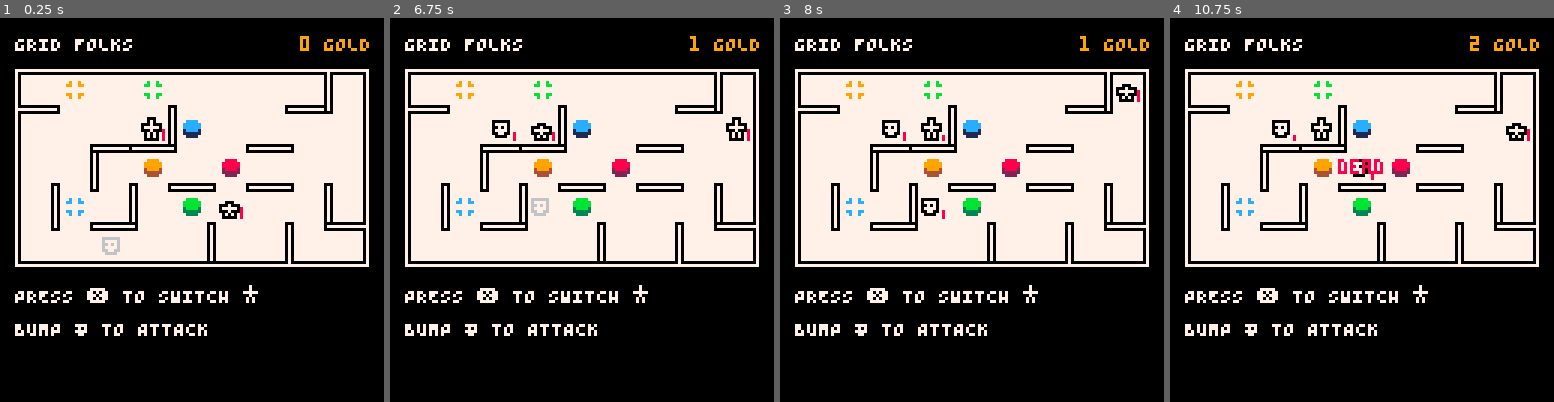
Above: before the commit, frames 1-4 (left to right).
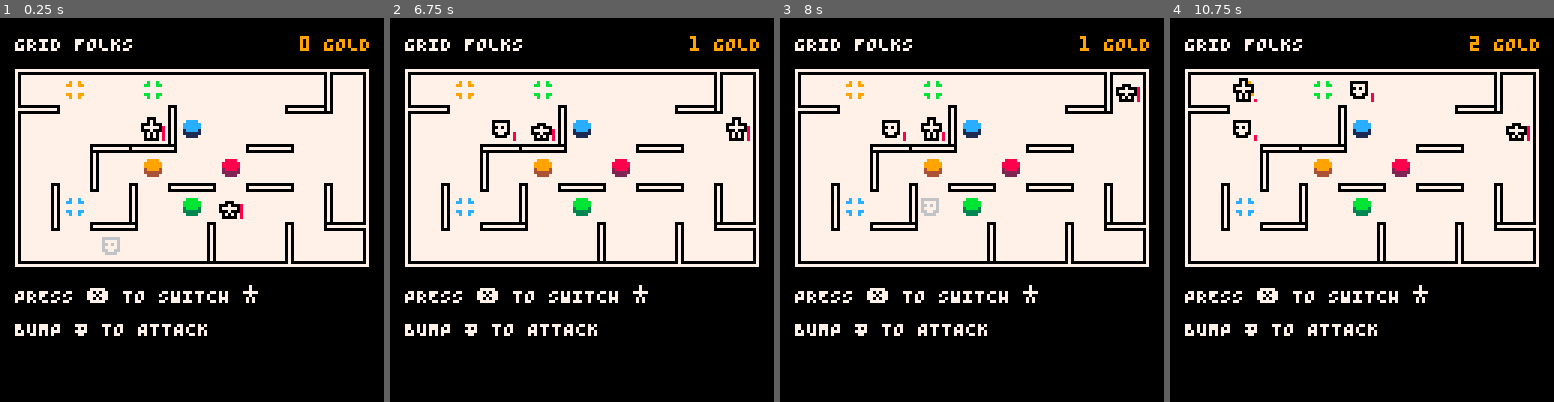
Above: after the commit, the same moments.

Repository: taylordolan/grid-folks
Game: PICO-8 cartridge grid_folks.p8
Same seed, same stepped clock (60 frames per second), same inputs: the game is played once before the commit and once after it.
Inputs:
- Up to frame 1 (0.25 s): no input
- Up to frame 2 (6.75 s): tap X (X key) at 0.33, 1.07, 1.85, 2.97, 4.08, 5.2, 6.32 s; hold Right 1.6-2.1 s; hold Up 2.15-2.42 s; hold Right 2.47-3.03 s; hold Left 3.08-3.58 s; hold Down 3.63-3.97 s; hold Right 4.02-4.68 s; hold Up 4.73-5.03 s; hold Left 5.08-5.68 s; hold Down 5.73-6.03 s; hold Right 6.08-6.58 s; hold Right from 6.63 s (still down)
- Up to frame 3 (8 s): release Right at 7.13 s; hold Up 7.18-7.45 s; tap X (X key) at 7.43 s; hold Right from 7.5 s (still down)
- Up to frame 4 (10.75 s): release Right at 8.07 s; hold Left 8.12-8.62 s; tap X (X key) at 8.55, 9.67 s; hold Down 8.67-9 s; hold Right 9.05-9.72 s; hold Up 9.77-10.07 s; hold Left 10.12-10.72 s

The runs differ from the first frame. In frame 1, less than 0.1% of the frame differs, in the area x 42-64%, y 28-50%; in frame 2, 0.1%; in frame 3, 0.2%; in frame 4, 1.2%, in the area x 16-94%, y 15-43%.

Commit message:
enemies appear at an increasing rate

Diff:
--- a/grid_folks.p8
+++ b/grid_folks.p8
@@ -29,7 +29,8 @@
 -- [x] fix bug where sometimes enemies show up to fast
 -- [x] enemies should trigger effect tiles when they spawn on them
 -- [x] rework _draw() so there's more space between tiles
--- [ ] have enemies appear on an increasing schedule
+-- [x] have enemies appear on an increasing schedule
+-- [ ] you shouldn't be able to shoot through players
 -- [ ] build the game end state
 
 function _init()
@@ -133,6 +134,38 @@
   local has_switched = false
   local has_killed = false
   -- local has_advanced = false
+
+  -- this determines what the spawn rate is at the start of the game
+  initial_spawn_rate = 12
+
+  -- this determines the overall shape of the "spawn rate" curve
+  -- the higher this is, the flatter the curve
+  -- i think the lowest usable value for this is 4
+  spawn_base = 4
+
+  -- this determines how quickly we move through the curve throughout the game
+  spawn_increment = 0.1
+
+  -- this gets updated whenever an enemy spawns
+  last_spawned_turn = 0
+
+  -- this is just so I don't have to set the initial_spawn_rate in an abstract way
+  spawn_modifier = initial_spawn_rate + flr(sqrt(spawn_base))
+
+end
+
+function get_spawn_rate()
+  return spawn_modifier - flr(sqrt(spawn_base))
+end
+
+function maybe_spawn_enemy()
+  local spawn_rate = get_spawn_rate()
+  if turns - spawn_rate >= last_spawned_turn then
+    local new_pre_enemy = create_pre_enemy()
+    deploy(new_pre_enemy, {"hero", "enemy", "pre-enemy"})
+    printh(spawn_base)
+    last_spawned_turn = turns
+  end
 end
 
 function _update()
@@ -414,7 +447,7 @@
   if game_over then
 		local msg = "dead"
 		local msg_x = 64 - (#msg * 4) / 2
-		print(msg, msg_x, 47, 8)
+		print(smallcaps(msg), msg_x, 47, 8)
 	end
 end
 
@@ -609,8 +642,8 @@
 		type = "hero",
     base_sprite = 17,
     sprite = null,
-    max_health = 4,
-    health = 4,
+    max_health = 5,
+    health = 5,
 
     -- effects
     dash = false,
@@ -619,7 +652,7 @@
     -- update hero
 		update = function(self)
 
-      if game_over then return end
+      -- if game_over then return end
 
       -- find the other hero
       local companion
@@ -791,6 +824,7 @@
       function end_turn()
         update_potential_tiles()
         update_companion_effect()
+        spawn_base += spawn_increment
         for next in all(pre_enemies) do
           del(pre_enemies, next)
           del(board[next.x][next.y], next)
@@ -799,11 +833,8 @@
             new_enemy.stunned = true
           end
         end
-        if turns > 0 and turns % 10 == 0 then
-          local new_pre_enemy = create_pre_enemy()
-          deploy(new_pre_enemy, {"hero", "enemy", "pre-enemy"})
-        end
         turns = turns + 1
+        maybe_spawn_enemy()
         player_turn = false
       end
 		end
